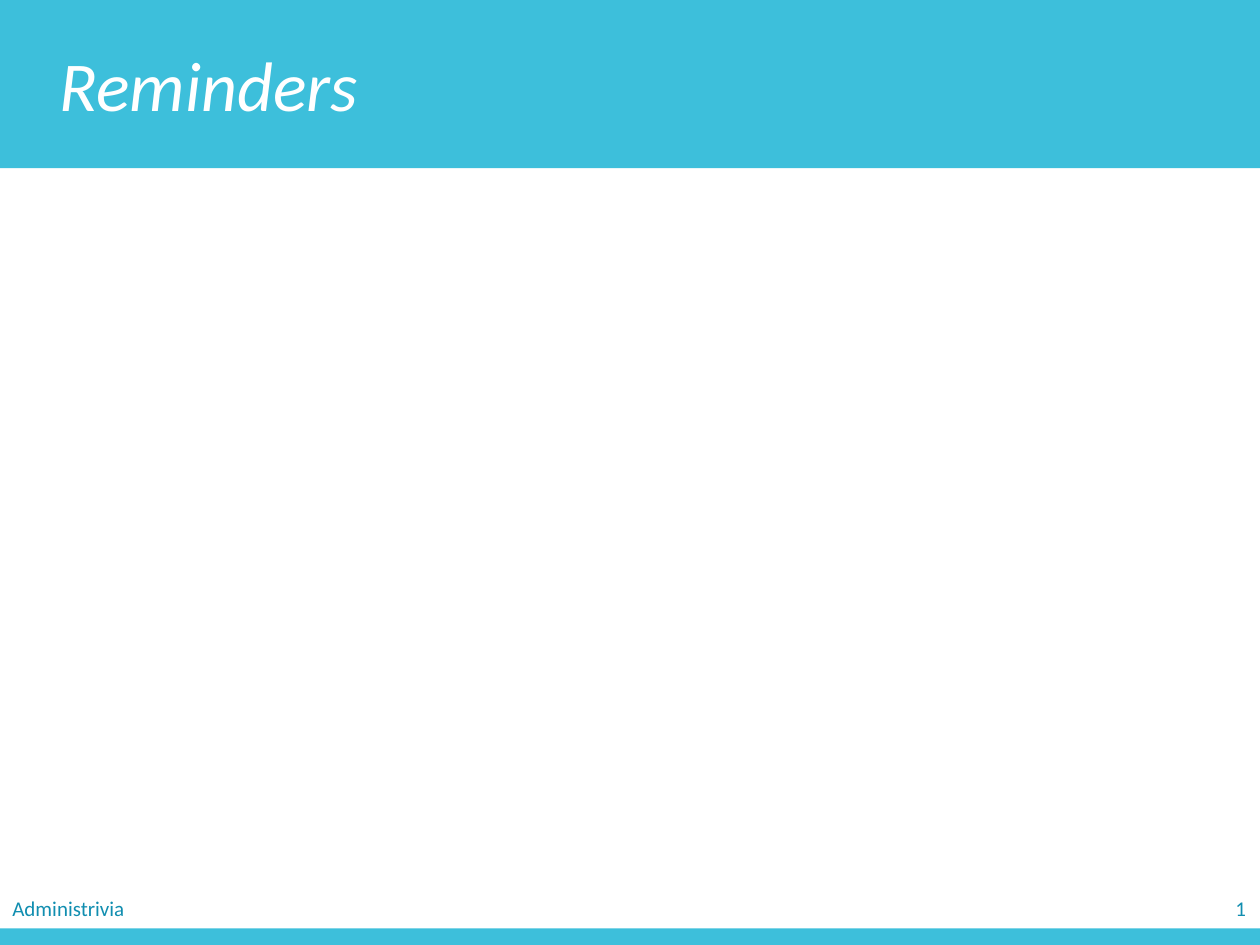
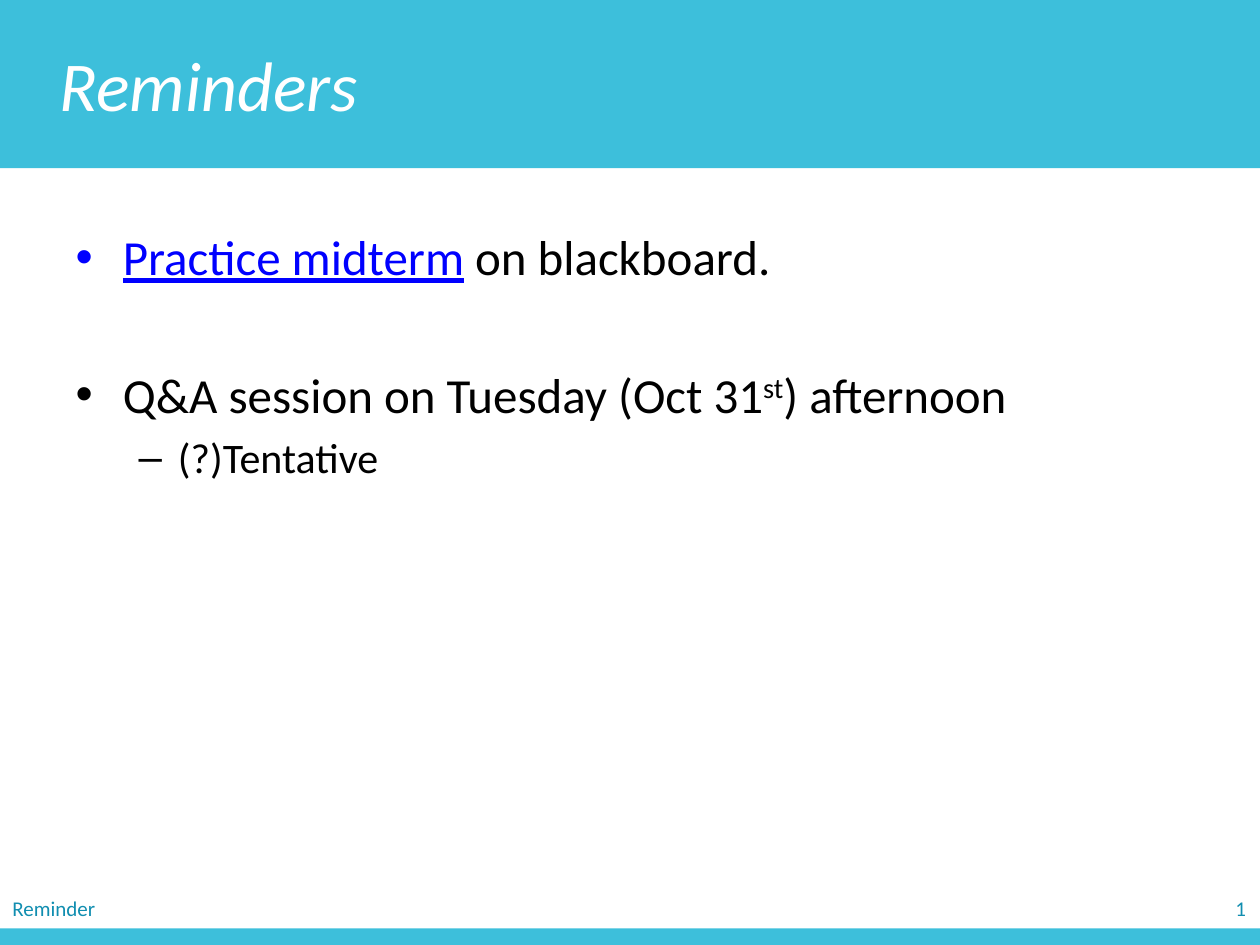
Before and after one commit to zichengliao/zuics101-fa17, a slide deck: slide 32 of lectures/lec11/lec11.pptx. Drawn at 1260x945 pixels with LibreOffice and Linux fonts; fonts in the diff are those of the drawing. Boxes give left, top, right and bottom in pixels: in the first picture for what was removed or moved away, otherwise in the second. Text is boxed around its words. In the diff, an @@ line names an element or a change of style, - is before the commit and + after.

```diff
--- a/lectures/lec11/lec11.pptx
+++ b/lectures/lec11/lec11.pptx
@@ text added at <box>123,241,1006,479</box>, 28 pt, text #000000 @@
+• Practice midterm on blackboard.
+• Q&A session on Tuesday (Oct 31st) afternoon
+  – (?)Tentative
@@ text at <box>12,901,95,916</box>: text changed @@
-Administrivia
+Reminder
```
Also in this commit, not shown: 29 other slides changed, 1 slide removed, 2 other files.
